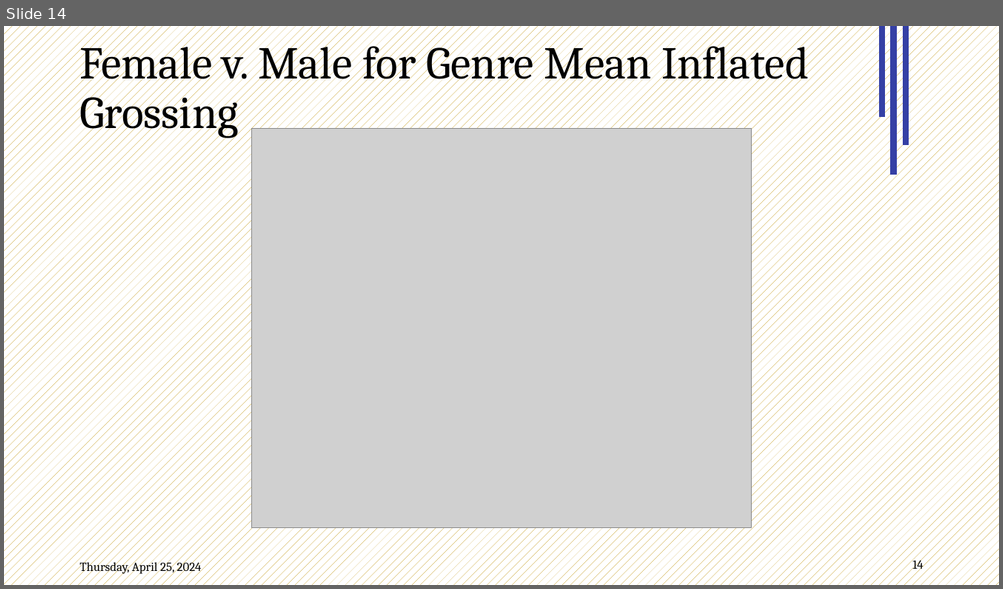
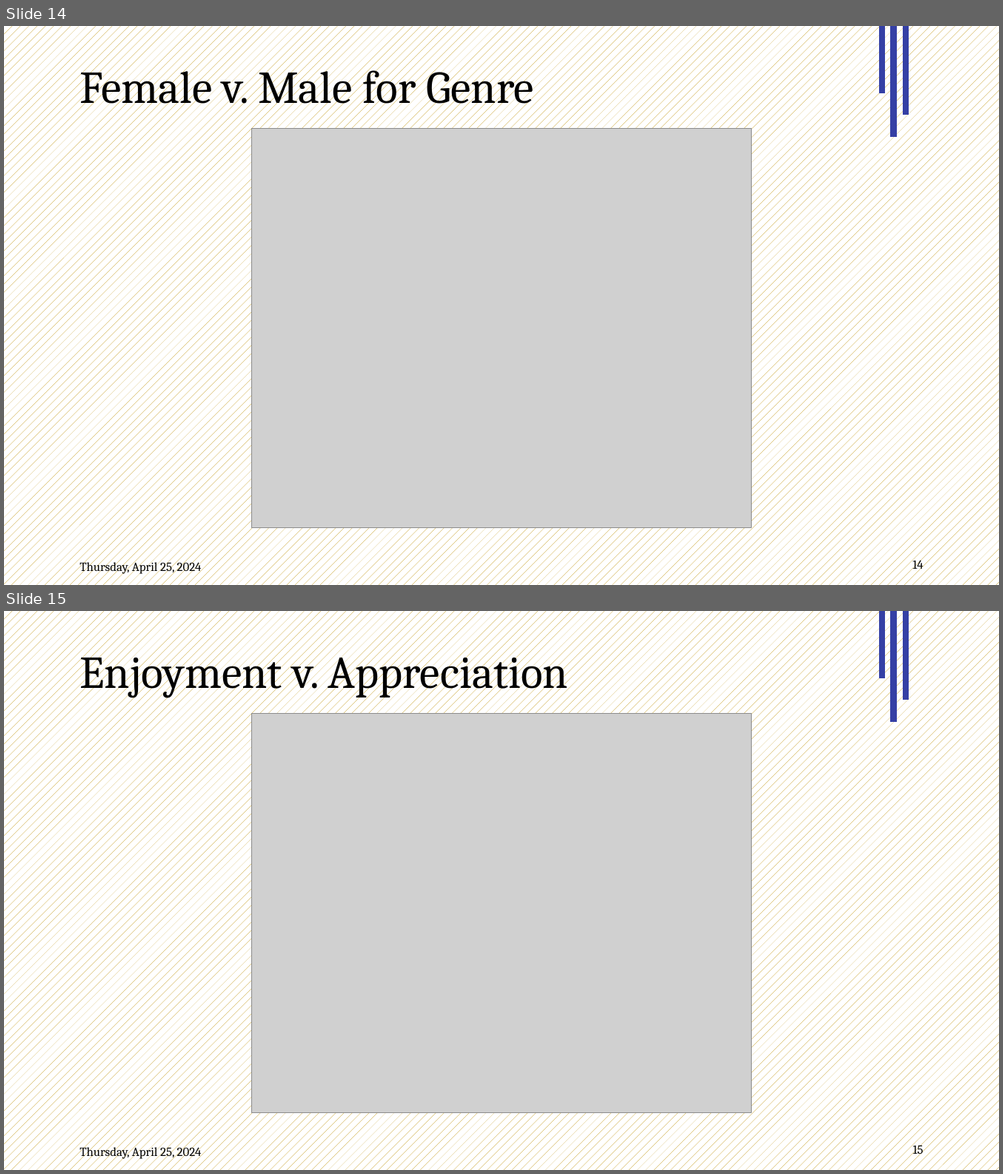
Before and after one commit to Data2401/final-project-fall-2024-classic-films, a slide deck: Slides.pptx. Shown one above the other, each under a label of ours: slide 14 before the commit, slides 14 and 15 after it. The pictures are 1003x589 and 1003x1174 pixels, drawn with LibreOffice and Linux fonts; fonts in the diff are those of the drawing; grey boxes stand for pictures; background and template pictures are left out. Boxes give left, top, right and bottom in pixels: in the first picture for what was removed or moved away, otherwise in the second. Text is boxed around its words. In the diff, an @@ line names an element or a change of style, - is before the commit and + after.

```diff
--- a/Slides.pptx
+++ b/Slides.pptx
@@ slide 15 added at <box>4,611,999,1170</box>, background pattern #BF9000 on #FFFFFF; not listed: 5 template elements that a slide beside it also shows @@
@@ title added at <box>79,647,569,698</box>, 44 pt, text #000000 @@
+Enjoyment v. Appreciation
@@ picture added at <box>252,714,751,1114</box> @@
@@ slide 14 changed as well @@
@@ line moved from (893, 175) - (893, 26) to (882, 94) - (882, 26) @@
@@ line moved from (906, 145) - (906, 26) to (893, 137) - (893, 26) @@
@@ line moved from (882, 117) - (882, 26) to (906, 115) - (906, 26) @@
@@ title at <box>79,62,533,113</box>: text changed @@
-Female v. Male for Genre Mean Inflated Grossing
+Female v. Male for Genre
```
Also in this commit, not shown: 13 other slides changed, 1 other slide added, 3 slides removed, 2 other files.
